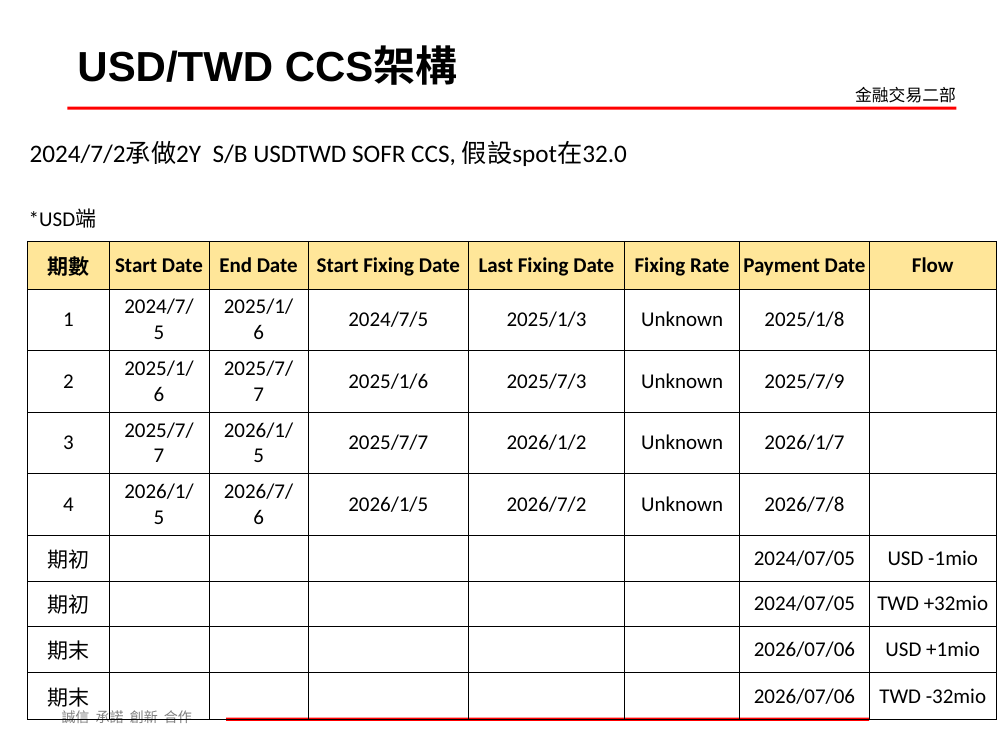
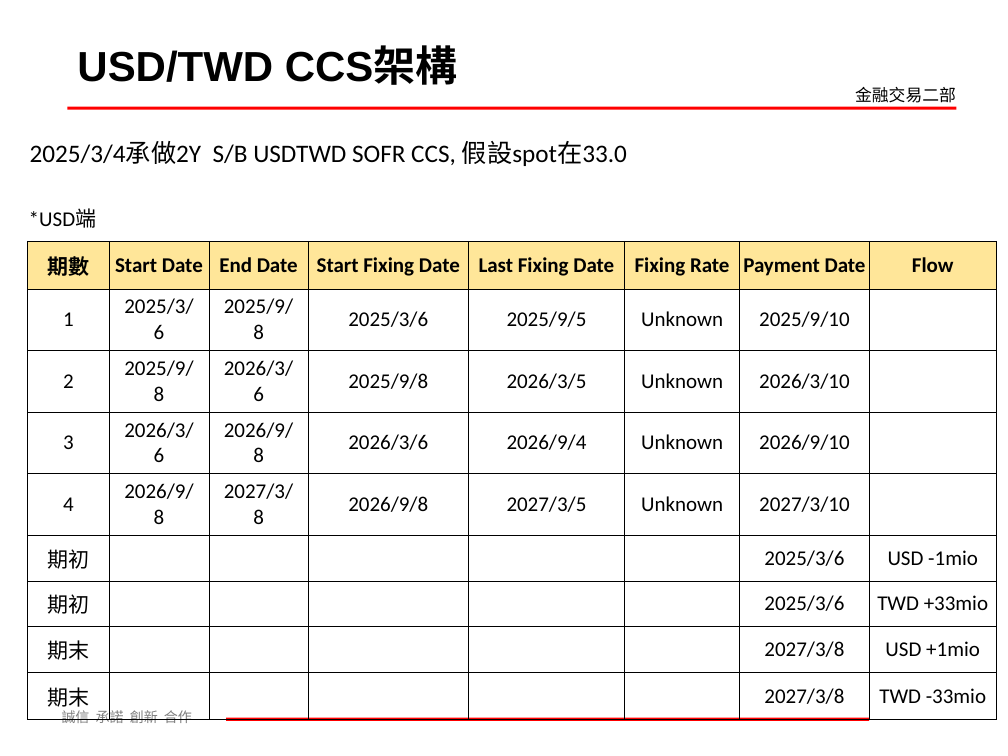
Before and after one commit to mark838308/Mark-Wang, a slide deck: slide 22 of 利率及衍生性商品介紹60分鐘課程_20250304.ppt. Drawn at 1008x756 pixels with LibreOffice and Linux fonts; fonts in the diff are those of the drawing; background and template pictures are left out. Boxes give left, top, right and bottom in pixels: in the first picture for what was removed or moved away, otherwise in the second. Text is boxed around its words. In the diff, an @@ line names an element or a change of style, - is before the commit and + after.

```diff
--- a/利率及衍生性商品介紹60分鐘課程_20250304.ppt
+++ b/利率及衍生性商品介紹60分鐘課程_20250304.ppt
@@ table at (27, 148, 997, 711) @@
-row 4: 1 | 2024/7/5 | 2025/1/6 | 2024/7/5 | 2025/1/3 | Unknown | 2025/1/8 | 
+row 4: 1 | 2025/3/6 | 2025/9/8 | 2025/3/6 | 2025/9/5 | Unknown | 2025/9/10 | 
-row 5: 2 | 2025/1/6 | 2025/7/7 | 2025/1/6 | 2025/7/3 | Unknown | 2025/7/9 | 
+row 5: 2 | 2025/9/8 | 2026/3/6 | 2025/9/8 | 2026/3/5 | Unknown | 2026/3/10 | 
-row 6: 3 | 2025/7/7 | 2026/1/5 | 2025/7/7 | 2026/1/2 | Unknown | 2026/1/7 | 
+row 6: 3 | 2026/3/6 | 2026/9/8 | 2026/3/6 | 2026/9/4 | Unknown | 2026/9/10 | 
-row 7: 4 | 2026/1/5 | 2026/7/6 | 2026/1/5 | 2026/7/2 | Unknown | 2026/7/8 | 
+row 7: 4 | 2026/9/8 | 2027/3/8 | 2026/9/8 | 2027/3/5 | Unknown | 2027/3/10 | 
-row 8, column 7: 2024/07/05
+row 8, column 7: 2025/3/6
-row 9, column 7: 2024/07/05
+row 9, column 7: 2025/3/6
-row 9, column 8: TWD +32mio
+row 9, column 8: TWD +33mio
-row 10, column 7: 2026/07/06
+row 10, column 7: 2027/3/8
-row 11, column 7: 2026/07/06
+row 11, column 7: 2027/3/8
-row 11, column 8: TWD -32mio
+row 11, column 8: TWD -33mio
@@ text at (30, 141, 627, 166): text changed @@
-2024/7/2承做2Y S/B USDTWD SOFR CCS, 假設spot在32.0
+2025/3/4承做2Y S/B USDTWD SOFR CCS, 假設spot在33.0
```
Also in this commit, not shown: 2 other slides changed, 1 slide added, 1 slide removed.
